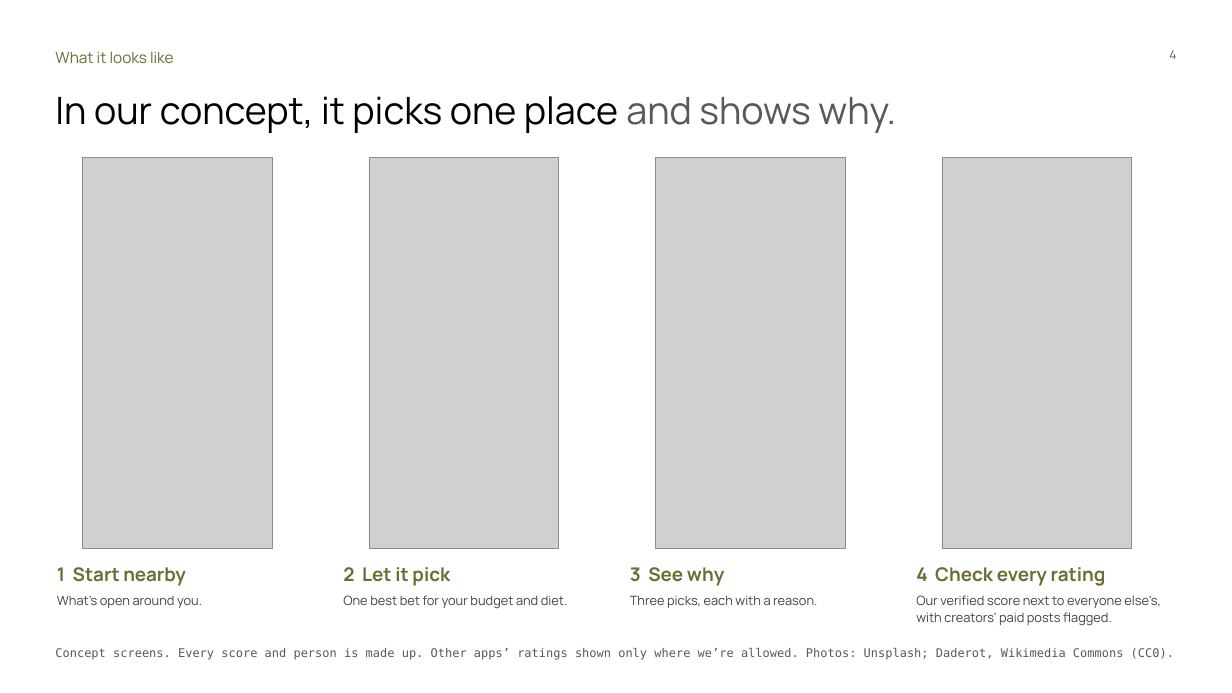
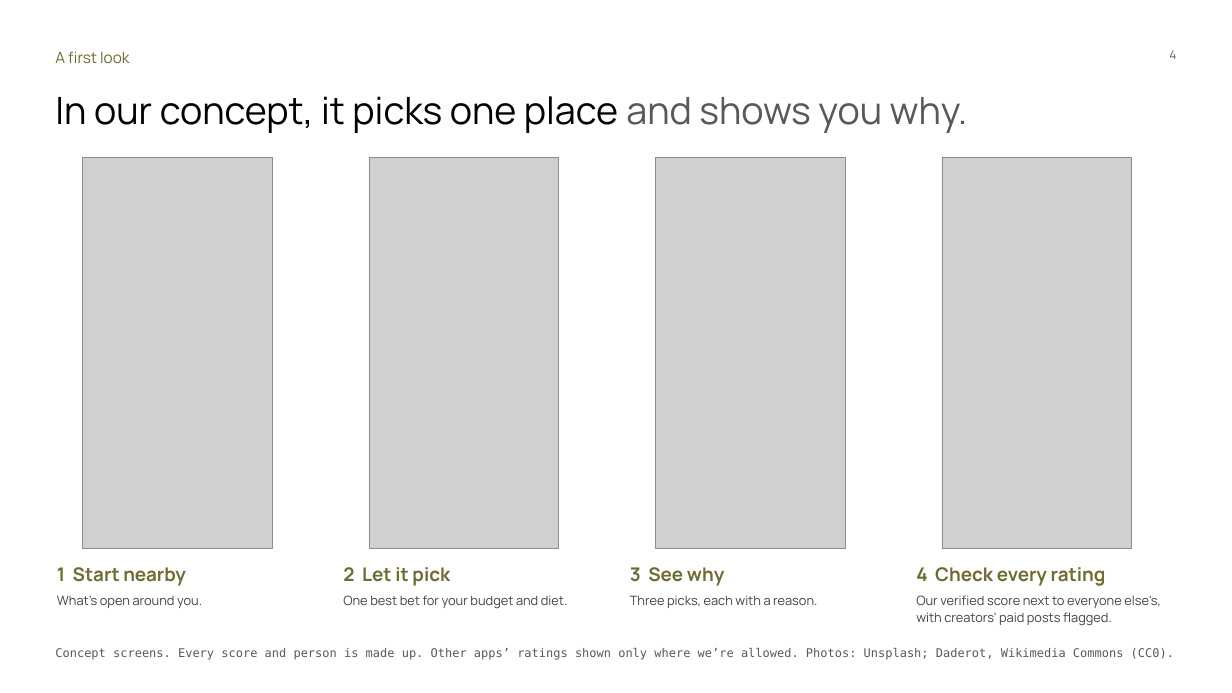
Before and after one commit to Dinguusto/Alex-s-workout-app, a slide deck: slide 4 of ENTR_4501_Gate_2_deck_readable.pptx. Drawn at 1232x693 pixels with LibreOffice and Linux fonts; fonts in the diff are those of the drawing; grey boxes stand for pictures. Boxes give left, top, right and bottom in pixels: in the first picture for what was removed or moved away, otherwise in the second. Text is boxed around its words. In the diff, an @@ line names an element or a change of style, - is before the commit and + after.

```diff
--- a/ENTR_4501_Gate_2_deck_readable.pptx
+++ b/ENTR_4501_Gate_2_deck_readable.pptx
@@ text at bbox=[55, 51, 129, 63]: text changed @@
-What it looks like
+A first look
@@ text at bbox=[55, 96, 968, 133]: text changed @@
-In our concept, it picks one place and shows why.
+In our concept, it picks one place and shows you why.
```
Also in this commit, not shown: 1 other slide changed, 2 other files.
